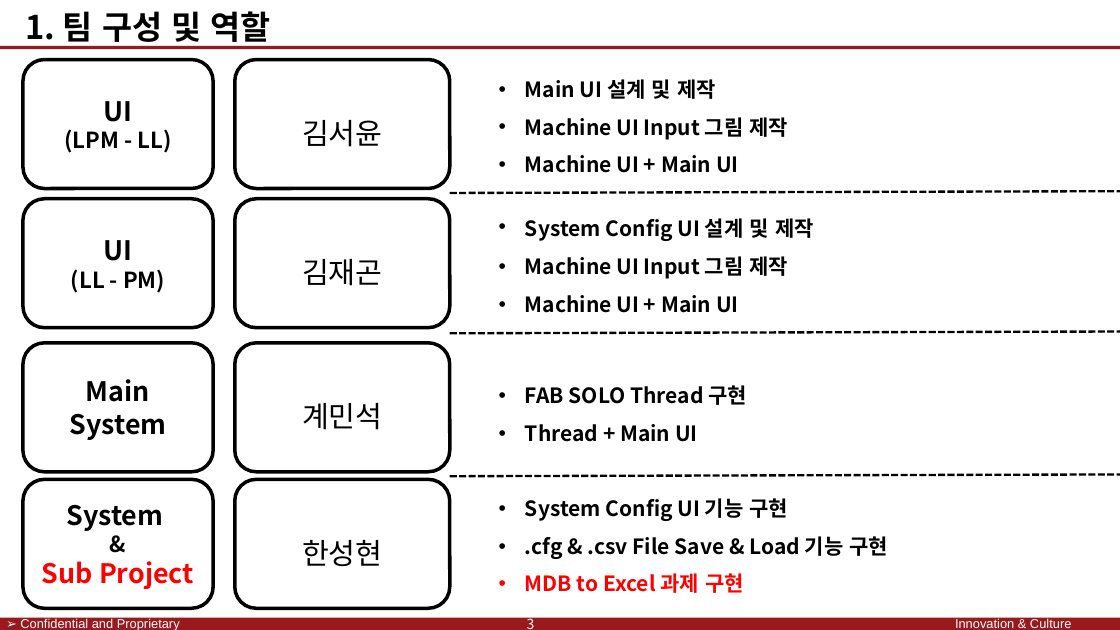
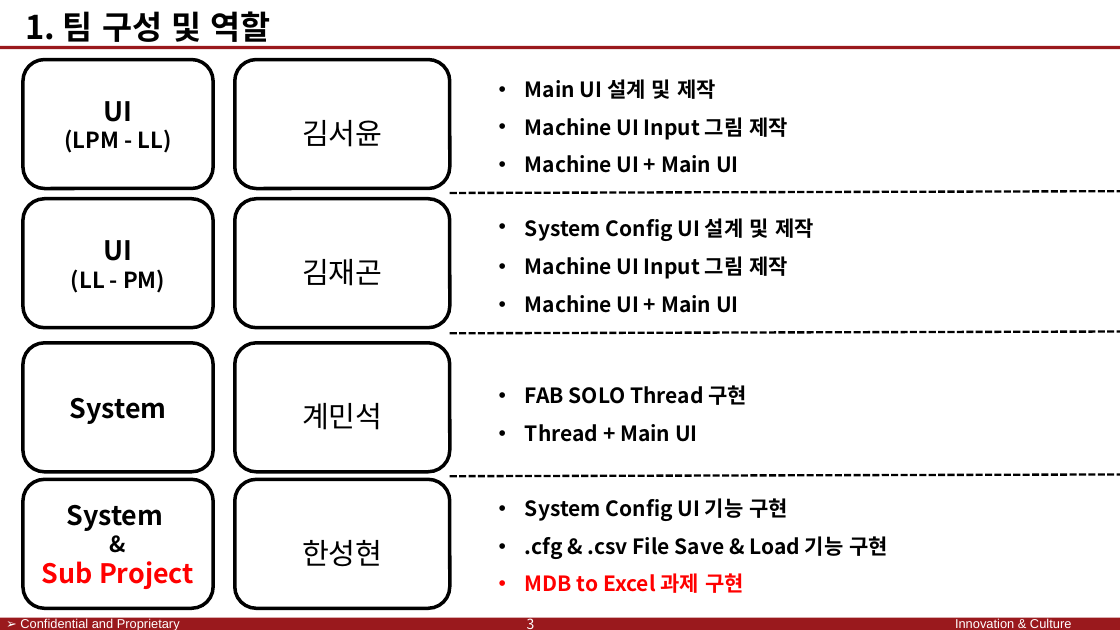
Before and after one commit to SaintSeong/JusungProject, a slide deck: slide 3 of A조 발표/A조 발표 최종.pptx. Drawn at 1120x630 pixels with LibreOffice and Linux fonts; fonts in the diff are those of the drawing; background and template pictures are left out. Boxes give left, top, right and bottom in pixels: in the first picture for what was removed or moved away, otherwise in the second. Text is boxed around its words. In the diff, an @@ line names an element or a change of style, - is before the commit and + after.

```diff
--- a/A조 발표/A조 발표 최종.pptx
+++ b/A조 발표/A조 발표 최종.pptx
@@ text in rounded rectangle at bbox=[69, 397, 166, 424]: text changed @@
-Main System
+System
```
Also in this commit, not shown: 8 other slides changed, 5 slides added.
